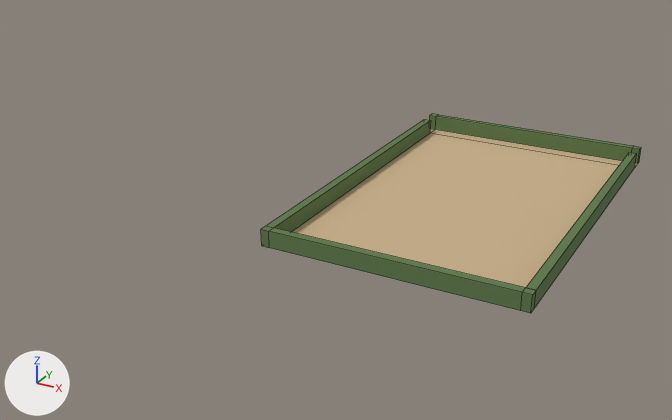
Two versions of the Blender file assets/models/districts/real/urbanisation.blend, one commit apart.
Both versions are drawn from a 50 mm camera at (20.7, -121.5, 44.0) aimed at (-31.5, -26.5, -3.5). Lighting does not change. The marker at lower left points along +X, +Y and +Z. The first picture is the older version. Mesh edges are drawn as thin lines. Objects named as collision shapes, trigger or cutter boxes, shadow casters or lower levels of detail are left out.

Names of what the first picture shows: 'Urbanisation'.
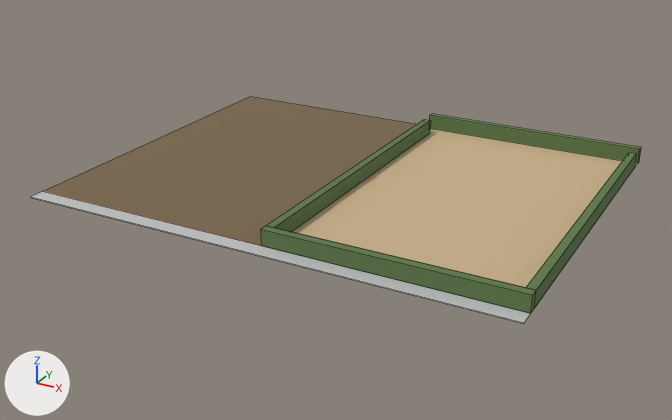
Pixel boxes [x1, y1, x2, y2] of what changed, in the pictures (672 x 420 px):
'Plane', added: after [31, 96, 637, 324]
    faces in mat_terrain (beige #c9b08a): [292, 129, 637, 288]
    faces in mat_poor (brown #7a674c): [44, 96, 416, 246]
    faces in mat_sidewalk (light grey #bfbfbf): [31, 191, 531, 324]
part 1 of me_plane_001, reshaped: [261, 114, 637, 313] in both

Diff of the bpy script that builds the scene:
```diff
--- a/assets/models/districts/real/urbanisation.blend.py
+++ b/assets/models/districts/real/urbanisation.blend.py
@@ mat_sidewalk @@
+mat_sidewalk = principled_material('Sidewalk')
+mat_sidewalk.base_color = (0.521, 0.521, 0.521)  # light grey #bfbfbf
+mat_sidewalk.roughness = 1.0
@@ mat_poor @@
+mat_poor = principled_material('Poor')
+mat_poor.base_color = (0.195, 0.136, 0.0723)  # brown #7a674c
+mat_poor.roughness = 1.0
@@ me_plane_001 @@
 # used by ob_urbanisation; location = (0.0, 0.0, 0.0)
-me_plane_001.from_pydata(...)  # 48 vertices, 32 faces, 1 loose edge; spans x -30.0..0.0, y -46.0..0.0, z 0.1..2.1
-me_plane_001.materials.append(mat_terrain)  # beige #c9b08a
+me_plane_001.from_pydata(...)  # 33 vertices, 18 faces, 1 loose edge; spans x -30.0..0.0, y -46.0..0.0, z 0.1..2.1
+# me_plane_001 part 1
+# 15 vertices are removed from x -29.0..-1.0, y -46.0..0.0, z 0.1..2.1
+# 19 faces are deleted
+# 1 loose edge is deleted
+# 1 loose edge is added
+# 5 new faces join them
 me_plane_001.materials.append(mat_hedge)
@@ me_plane @@
+me_plane.from_pydata([(-3.4, -22.0, 0.1), (1.1, -22.0, 0.1), (-3.4, 24.0, 0.1), (1.1, 24.0, 0.1), (-1.1, -22.0, 0.1), (-1.1, 24.0, 0.1), (-3.4, -24.0, 0.1), (1.1, -24.0, 0.1), (-3.4, -24.0, 0.0), (1.1, -24.0, 0.0)], [], [(4, 1, 3, 5), (0, 4, 5, 2), (1, 4, 0, 6, 7), (7, 6, 8, 9)])
+for i in [1]: me_plane.polygons[i].material_index = 1
+for i in [2, 3]: me_plane.polygons[i].material_index = 2
+me_plane.materials.append(mat_terrain)  # beige #c9b08a
+me_plane.materials.append(mat_poor)  # brown #7a674c
+me_plane.materials.append(mat_sidewalk)  # light grey #bfbfbf
@@ ob_plane @@
+ob_plane = bpy.data.objects.new('Plane', me_plane)
+ob_plane.location = (-15.0, -24.0, 0.0)
+ob_plane.scale = (14.0, 1.0, 1.0)
```
